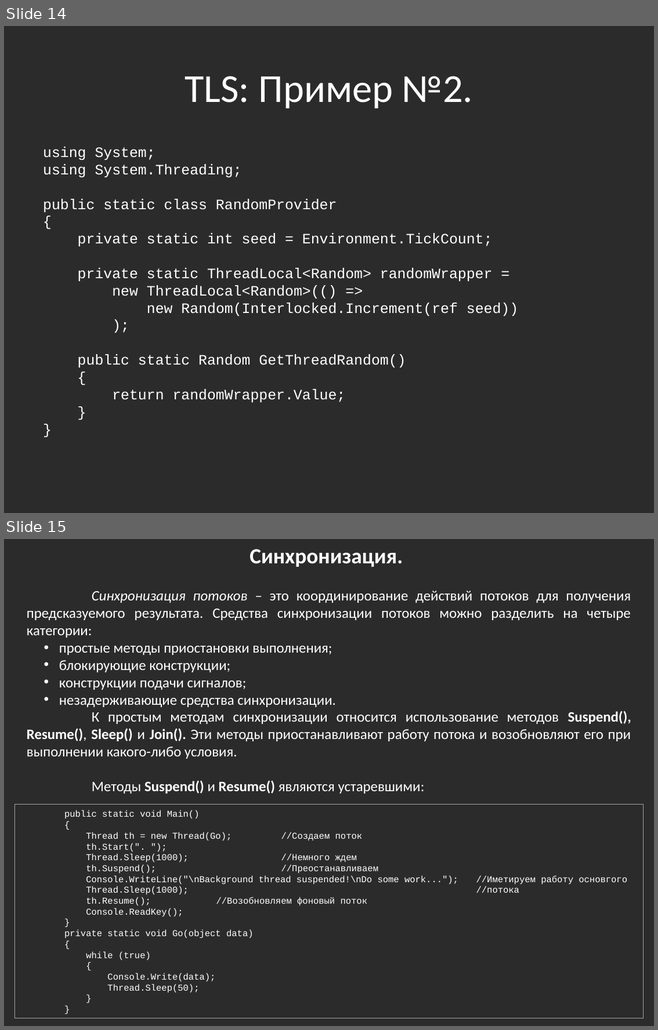
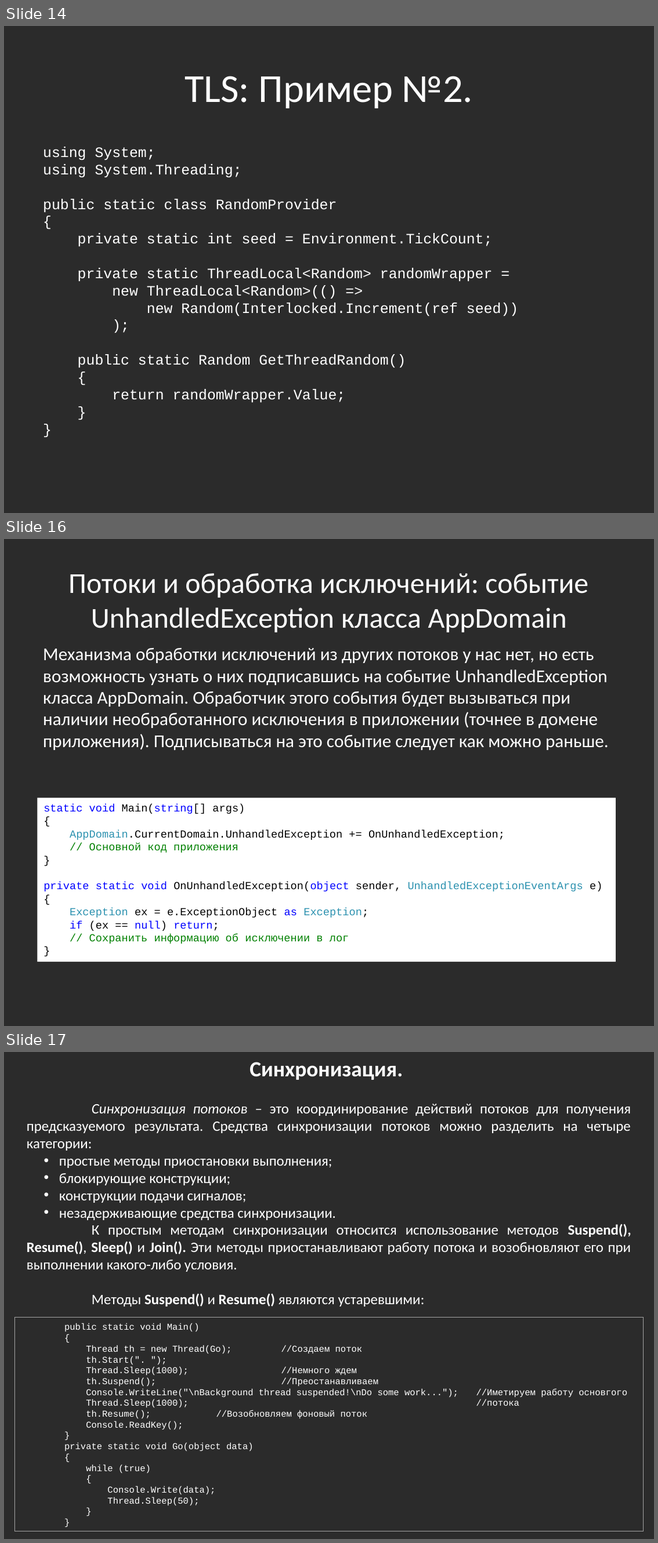
Before and after one commit to bazile/Training, a slide deck: Presentation/lesson-08-multithreading.pptx. Shown one above the other, each under a label of ours: slides 14 and 15 before the commit, slides 14, 16 and 17 after it; the slides between them are not shown. The pictures are 658x1030 and 658x1543 pixels, drawn with LibreOffice and Linux fonts; fonts in the diff are those of the drawing; background and template pictures are left out; a plain dark background stands for a picture behind light text. Boxes give left, top, right and bottom in pixels: in the first picture for what was removed or moved away, otherwise in the second. Text is boxed around its words. In the diff, an @@ line names an element or a change of style, - is before the commit and + after.

Commit message:
Threads and exceptions

```diff
--- a/Presentation/lesson-08-multithreading.pptx
+++ b/Presentation/lesson-08-multithreading.pptx
@@ slide 16 added at [4, 539, 654, 1026], background picture (left out) @@
@@ title added at [68, 573, 588, 632], 32 pt, text #FFFFFF @@
+Потоки и обработка исключений: событие UnhandledException класса AppDomain
@@ text added at [43, 648, 608, 750], 20 pt, text #FFFFFF @@
+Механизма обработки исключений из других потоков у нас нет, но есть возможность узнать о них подписавшись на событие UnhandledException класса AppDomain. Обработчик этого события будет вызываться при наличии необработанного исключения в приложении (точнее в домене приложения). Подписываться на это событие следует как можно раньше.
@@ rectangle added at [37, 798, 615, 962], fill #FFFFFF, 12 pt, text #000000 @@
+static void Main(string[] args)
+{
+AppDomain.CurrentDomain.UnhandledException += OnUnhandledException;
+// Основной код приложения
+}
+private static void OnUnhandledException(object sender, UnhandledExceptionEventArgs e)
+{
+Exception ex = e.ExceptionObject as Exception;
+if (ex == null) return;
+// Сохранить информацию об исключении в лог
+}
@@ what was slide 15 is now slide 17 @@
```
Also in this commit, not shown: 1 slide changed, 1 other slide added, 1 other file.
